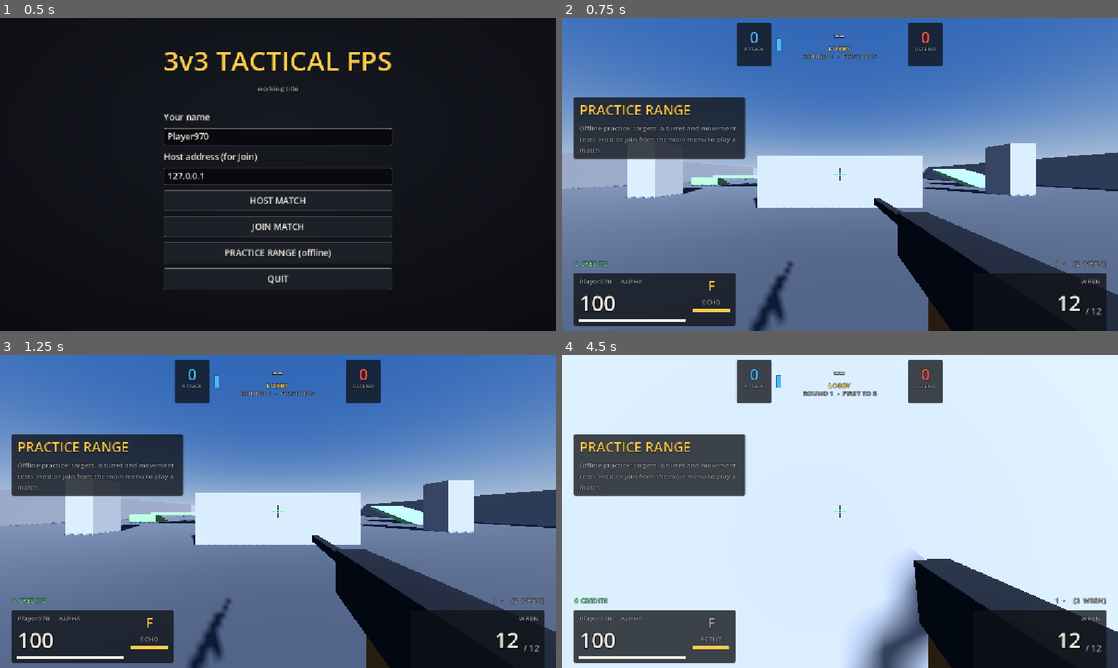
Above: before the commit, frames 1-4 (two rows, left to right).
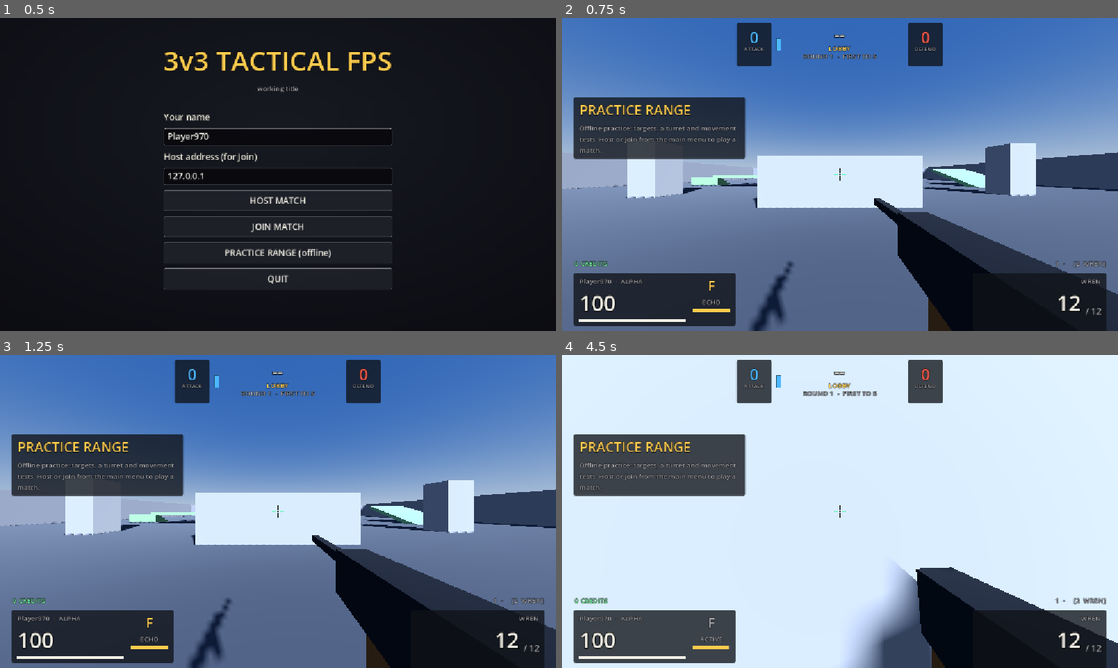
Above: after the commit, the same moments.

Repository: asadkhan/3v3fpsgame
Game: Godot game, scene res://scenes/core/main.tscn
The game is run twice, just before and just after one commit, with the same random seed, the same clock (stepped at 60 frames per second) and the same inputs.
Inputs (mouse positions are in pixels of both pictures, inside the frame that each line leads up to):
- Up to frame 1 (0.5 s): no input
- Up to frame 2 (0.75 s): click "PRACTICE RANGE (offline)" at 0.5 s
- Up to frame 3 (1.25 s): no input
- Up to frame 4 (4.5 s): tap Enter (start_match) at 1.25 s; move the mouse to (867, 511) at 1.27 s; hold Right mouse button (aim) 1.28-2.03 s; hold W (move_forward) from 1.28 s (still down); tap Space (jump) at 1.52, 2.27, 3.77 s; tap Shift (sprint) at 1.55, 2.1, 3.05 s; move the mouse to (812, 511) at 2.02 s; right-click (812, 511) at 2.3 s; move the mouse to (851, 505) at 2.77 s; hold Right mouse button (aim) 2.78-3.53 s; move the mouse to (834, 517) at 3.52 s; tap Ctrl (crouch) at 3.6 s; right-click (834, 517) at 3.8 s; move the mouse to (878, 514) at 4.27 s; hold F (echo_field) from 4.28 s (still down)

Frame 1 is identical in both runs. In frame 2, less than 0.1% of the frame differs, in the area x 56-100%, y 58-100%; in frame 3, 0.2%; in frame 4, 2.3%, in the area x 56-100%, y 63-100%.

Commit message:
Add weapon sway, bob, sprint pose, landing impact and camera feel
PlayerViewFeel component: mouse-driven weapon sway, distance-driven walk/sprint bob, a lowered sprint pose, a sprung landing dip, idle breathing, gentle camera bob and roll, and a sprint FOV push. Aiming damps it to 20%. Cosmetic only - it offsets the viewmodel and the camera's local transform, never the head the aim ray is built from. Camera bob can be turned off in the Esc menu (video/head_bob).

Co-Authored-By: Claude Opus 5.5 <noreply@anthropic.com>

Diff:
--- a/scenes/player/player.tscn
+++ b/scenes/player/player.tscn
@@ -7,6 +7,7 @@
 [ext_resource type="PackedScene" path="res://scenes/game/echo_field.tscn" id="5_echo_field"]
 [ext_resource type="Script" path="res://scripts/player/player_loadout.gd" id="6_loadout"]
 [ext_resource type="Script" path="res://scripts/player/player_aim.gd" id="7_aim"]
+[ext_resource type="Script" path="res://scripts/player/player_view_feel.gd" id="8_feel"]
 
 [sub_resource type="CapsuleShape3D" id="CapsuleShape_stand"]
 radius = 0.35
@@ -65,3 +66,6 @@
 
 [node name="Aim" type="Node" parent="."]
 script = ExtResource("7_aim")
+
+[node name="ViewFeel" type="Node" parent="."]
+script = ExtResource("8_feel")
--- a/scripts/core/game_config.gd
+++ b/scripts/core/game_config.gd
@@ -36,6 +36,7 @@
 	"video/fullscreen": {"default": false, "type": TYPE_BOOL},
 	"player/display_name": {"default": "", "type": TYPE_STRING},
 	"input/aim_toggle": {"default": false, "type": TYPE_BOOL},
+	"video/head_bob": {"default": true, "type": TYPE_BOOL},
 }
 
 
@@ -66,6 +67,12 @@
 var fullscreen: bool:
 	get: return get_setting("video/fullscreen")
 	set(value): set_setting("video/fullscreen", value)
+
+## Camera bob while moving. Off for players prone to motion sickness; the
+## weapon still bobs either way.
+var head_bob: bool:
+	get: return get_setting("video/head_bob")
+	set(value): set_setting("video/head_bob", value)
 
 ## Right mouse toggles aiming instead of holding it.
 var aim_toggle: bool:
--- a/scripts/player/player.gd
+++ b/scripts/player/player.gd
@@ -798,6 +798,7 @@
 	# gun jammed half way back.
 	_viewmodel_kick = 0.0
 	_weapon_mount.position = _viewmodel_rest
+	_weapon_mount.rotation = Vector3.ZERO
 
 
 ## Places the viewmodel: its rest position, moved towards the centre by aiming,
@@ -814,14 +815,15 @@
 	# Positive z is back towards the camera, which is what "kicking" means.
 	# Aimed, the kick is smaller - the steadier hold is part of what aiming buys.
 	var kick := _viewmodel_kick * distance * aim.recoil_scale()
-	_weapon_mount.position = _viewmodel_rest + aim.viewmodel_offset() + Vector3(0.0, 0.0, kick)
+	_weapon_mount.position = _viewmodel_rest + aim.viewmodel_offset() + Vector3(0.0, 0.0, kick) 		+ view_feel.weapon_offset()
+	_weapon_mount.rotation = view_feel.weapon_rotation()
 
 
 ## Applies the aim to everything outside the weapon's own numbers: the camera's
 ## zoom and the weapon's fire interval. Movement, spread, recoil and mouse
 ## sensitivity read [member aim] where they are computed.
 func _apply_aim() -> void:
-	_camera.fov = GameConfig.field_of_view / aim.zoom()
+	_camera.fov = GameConfig.field_of_view * view_feel.fov_scale() / aim.zoom()
 	if weapon != null:
 		weapon.fire_interval_scale = aim.fire_interval_scale()
 
@@ -1068,6 +1070,9 @@
 
 ## Aiming down sights. See [PlayerAim].
 @onready var aim: PlayerAim = $Aim
+
+## Weapon sway, bob, sprint pose and landing - cosmetic. See [PlayerViewFeel].
+@onready var view_feel: PlayerViewFeel = $ViewFeel
 
 ## Set by the objective while this player is planting or defusing: movement,
 ## jumping and firing stop, looking around does not.
@@ -1748,6 +1753,7 @@
 	# the screen aimed as at the hip.
 	sensitivity /= aim.zoom()
 
+	view_feel.add_look(motion.relative)
 	var delta := motion.relative * sensitivity
 
 	# Yaw on the body so movement follows where the player is facing.
@@ -1909,6 +1915,9 @@
 
 	_track_floor(delta)
 	_write_net_transform()
+	view_feel.update(delta, velocity, is_on_floor(), is_sprinting(), aim.amount)
+	_camera.position = view_feel.camera_offset()
+	_camera.rotation.z = view_feel.camera_roll()
 
 
 ## Copies this body's transform into the replicated properties. Only ever
--- /dev/null
+++ b/scripts/player/player_view_feel.gd
@@ -0,0 +1,148 @@
+class_name PlayerViewFeel
+extends Node
+## The procedural motion that makes the first-person view feel physical rather
+## than bolted to the mouse: weapon sway, walk and sprint bob, the sprint pose,
+## landing impacts, idle breathing, and a matching (gentler) camera bob and
+## sprint field-of-view push.
+##
+## Purely cosmetic and local: it only ever offsets the viewmodel mount and the
+## camera's local transform. The aim ray is built from the head, which this
+## never touches, so nothing here can move where a bullet goes. Aiming down
+## sights damps almost all of it - a steady view is part of what aiming buys.
+##
+## [Player] feeds it the mouse movement ([method add_look]) and calls
+## [method update] each physics frame; it reads the results back through
+## [method weapon_offset], [method weapon_rotation], [method camera_offset],
+## [method camera_roll] and [method fov_scale].
+
+# --- Tuning -----------------------------------------------------------------
+
+## How far the weapon lags behind the mouse, per pixel of movement.
+const SWAY_PER_PIXEL := 0.0006
+const SWAY_MAX := 0.08
+## How quickly sway settles back (higher = snappier).
+const SWAY_RETURN := 7.0
+
+## Bob amplitudes (metres) and speed (cycles per metre travelled).
+const BOB_WEAPON := Vector2(0.012, 0.009)
+const BOB_CAMERA := 0.022
+const BOB_FREQUENCY := 1.9
+const SPRINT_BOB_SCALE := 1.6
+
+## Sprint pose: the gun drops and cants away.
+const SPRINT_POS := Vector3(0.03, -0.06, 0.04)
+const SPRINT_ROT := Vector3(-0.35, 0.45, 0.25)
+
+## Landing: metres of dip per m/s of fall speed, and how fast it recovers.
+const LAND_DIP_PER_SPEED := 0.006
+const LAND_DIP_MAX := 0.09
+const LAND_RECOVERY := 7.0
+
+## Sprint field of view push, as a multiplier.
+const SPRINT_FOV := 1.06
+
+# --- State ------------------------------------------------------------------
+
+var _sway := Vector2.ZERO          # x = yaw sway, y = pitch sway (radians)
+var _look_accum := Vector2.ZERO    # mouse movement since last update
+var _bob_phase: float = 0.0
+var _bob_weight: float = 0.0       # 0 standing still .. 1 moving
+var _sprint: float = 0.0
+var _land: float = 0.0
+var _land_velocity: float = 0.0
+var _was_on_floor: bool = true
+var _fall_speed: float = 0.0
+var _time: float = 0.0
+var _fov: float = 1.0
+var _steady: float = 1.0          # 1 at the hip, 0.2 fully aimed
+
+@onready var _player: Player = get_parent() as Player
+
+
+## Mouse movement in pixels, from the player's look handler.
+func add_look(relative: Vector2) -> void:
+	_look_accum += relative
+
+
+func update(delta: float, velocity: Vector3, on_floor: bool, sprinting: bool, aim_amount: float) -> void:
+	_time += delta
+	var steady := 1.0 - 0.8 * aim_amount
+
+	# Sway: mouse movement pushes the weapon the other way, building up over
+	# a flick, then it drifts back to centre.
+	_sway -= _look_accum * SWAY_PER_PIXEL
+	_sway = _sway.clamp(Vector2.ONE * -SWAY_MAX, Vector2.ONE * SWAY_MAX)
+	_look_accum = Vector2.ZERO
+	_sway = _sway.lerp(Vector2.ZERO, 1.0 - exp(-SWAY_RETURN * delta))
+
+	# Bob: phase advances with ground distance, so it matches the footsteps.
+	var horizontal := Vector2(velocity.x, velocity.z).length()
+	var moving := on_floor and horizontal > 0.5
+	_bob_weight = move_toward(_bob_weight, 1.0 if moving else 0.0, delta * 6.0)
+	if moving:
+		_bob_phase += horizontal * delta * BOB_FREQUENCY * TAU / 2.0
+
+	_sprint = move_toward(_sprint, 1.0 if sprinting else 0.0, delta * 6.0)
+
+	# Landing: remember the fall speed while airborne, spend it as a dip on
+	# touchdown, then spring back with a little overshoot.
+	if not on_floor:
+		_fall_speed = maxf(_fall_speed, -velocity.y)
+	elif not _was_on_floor:
+		_land_velocity -= minf(_fall_speed * LAND_DIP_PER_SPEED, LAND_DIP_MAX) * 22.0
+		_fall_speed = 0.0
+	_was_on_floor = on_floor
+	_land_velocity += (-_land * LAND_RECOVERY * LAND_RECOVERY - _land_velocity * 2.0 * LAND_RECOVERY) * delta
+	_land += _land_velocity * delta
+
+	_fov = lerpf(_fov, lerpf(1.0, SPRINT_FOV, _sprint), 1.0 - exp(-8.0 * delta))
+	_steady = steady
+
+
+# --- Outputs ------------------------------------------------------------------
+
+func _bob_amount() -> float:
+	return _bob_weight * lerpf(1.0, SPRINT_BOB_SCALE, _sprint)
+
+
+func weapon_offset() -> Vector3:
+	var bob := _bob_amount()
+	var offset := Vector3(
+		sin(_bob_phase) * BOB_WEAPON.x * bob,
+		-absf(cos(_bob_phase)) * BOB_WEAPON.y * bob,
+		0.0)
+	# Idle breathing, only noticeable when standing still.
+	offset.y += sin(_time * 1.6) * 0.0025 * (1.0 - _bob_weight)
+	offset += SPRINT_POS * _sprint
+	offset.y += _land * 0.6
+	# Sway also nudges the position a touch, not just the angle.
+	offset.x += _sway.x * 0.12
+	offset.y -= _sway.y * 0.12
+	return offset * _steady
+
+
+func weapon_rotation() -> Vector3:
+	var rotation := Vector3(_sway.y, _sway.x, _sway.x * 0.6)
+	rotation += SPRINT_ROT * _sprint
+	rotation.x += _land * 1.5
+	return rotation * _steady
+
+
+func camera_offset() -> Vector3:
+	if not GameConfig.head_bob:
+		return Vector3(0.0, _land * 0.5, 0.0)
+	var bob := _bob_amount()
+	return Vector3(
+		sin(_bob_phase) * BOB_CAMERA * 0.5 * bob,
+		absf(cos(_bob_phase)) * BOB_CAMERA * bob - BOB_CAMERA * 0.5 * bob + _land * 0.5,
+		0.0) * (1.0 - 0.7 * (1.0 - _steady))
+
+
+func camera_roll() -> float:
+	if not GameConfig.head_bob:
+		return 0.0
+	return sin(_bob_phase) * 0.004 * _bob_amount() * _steady
+
+
+func fov_scale() -> float:
+	return _fov
--- a/scripts/ui/hud/pause_menu.gd
+++ b/scripts/ui/hud/pause_menu.gd
@@ -10,6 +10,7 @@
 var _fov: HSlider
 var _fov_value: Label
 var _aim_mode: Button
+var _head_bob: Button
 
 
 func _ready() -> void:
@@ -50,6 +51,14 @@
 	_aim_mode.focus_mode = Control.FOCUS_NONE
 	_aim_mode.pressed.connect(_on_aim_mode)
 	column.add_child(_aim_mode)
+	_refresh_aim_mode()
+
+	_head_bob = Button.new()
+	_head_bob.focus_mode = Control.FOCUS_NONE
+	_head_bob.pressed.connect(func() -> void:
+		GameConfig.head_bob = not GameConfig.head_bob
+		_refresh_aim_mode())
+	column.add_child(_head_bob)
 	_refresh_aim_mode()
 
 	var leave := Button.new()
@@ -98,6 +107,8 @@
 
 func _refresh_aim_mode() -> void:
 	_aim_mode.text = "AIM (right mouse):  %s" % ("TOGGLE" if GameConfig.aim_toggle else "HOLD")
+	if _head_bob != null:
+		_head_bob.text = "CAMERA BOB:  %s" % ("ON" if GameConfig.head_bob else "OFF")
 
 
 func _on_resume() -> void:
Not shown: 1 places in scenes/player/player.tscn that only renumber resources
Not shown, added: scripts/player/player_view_feel.gd.uid
